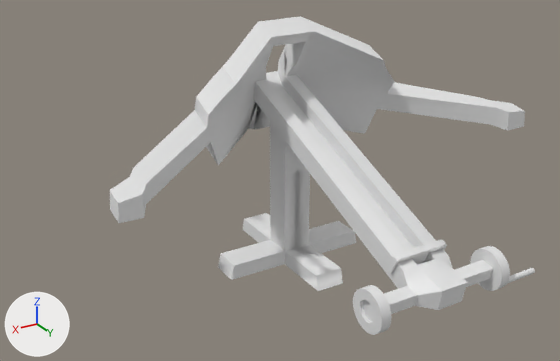
The FBX model Assets/Battosai/Models/Balista/Balista.fbx, before and after one commit.
The view is the same before and after, from a camera (50 mm lens) standing at (2.93, 4.73, 3.04) and looking at (0.18, 0.15, 0.75). The lights are fixed; the arrows at lower left show +X, +Y and +Z. Where no turn or scale is listed for an object, it has been applied to the vertices. Vertices at the same position are counted once.

The first picture shows 'Baliste_2', 'Klotz', 'LinkesRad', 'Podest', 'RechtesRad'.
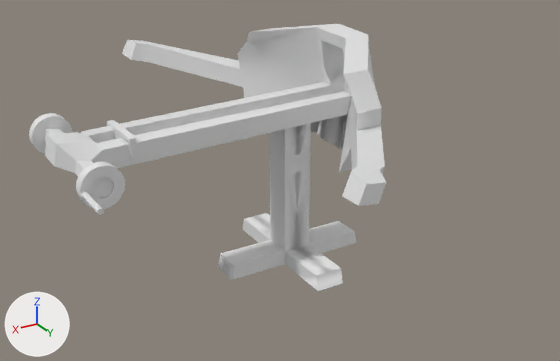
Commit message: Make Balista Straight

ob_kurbel is not drawn itself; it is the parent of ob_kurbel_2.
ob_baliste is not drawn itself; it is the parent of ob_kurbel, ob_linkesrad, ob_baliste_2.

Where the newer file only moved an object's origin or applied its transform, the numbers keep the older frame.

The change, as a diff of the scene's bpy script:
```diff
--- a/Assets/Battosai/Models/Balista/Balista.fbx.py
+++ b/Assets/Battosai/Models/Balista/Balista.fbx.py
@@ me_mesh @@
 # used by ob_klotz; location = (-0.015, 1.504, 0.712)
-me_mesh.from_pydata(...)  # 56 vertices, 47 faces; spans x -0.202..0.202, y -0.053..0.041, z -0.092..0.046
+me_mesh.from_pydata(...)  # 56 vertices, 48 faces; spans x 1.328..1.387, y -1.647..-1.243, z 0.5..0.637
+# me_mesh part 1: the loose piece of 28 vertices spanning x 0.0..0.202, y -0.053..0.041, z -0.092..0.046 is multiplied about its middle by the matrix ((0.024, 0.933, -0.36), (-1.0, 0.026, -0.001), (0.008, 0.36, 0.933)), then moved by (1.258, -1.54, 0.592)
+# me_mesh part 2: a new loose piece of 28 vertices spanning x 1.328..1.382, y -1.446..-1.243, z 0.5..0.635
+# me_mesh part 3: the loose piece of 28 vertices spanning x -0.202..0.0, y -0.053..0.041, z -0.092..0.046 is deleted
@@ ob_kurbel @@
 ob_kurbel.parent = ob_baliste
-ob_kurbel.location = (-43.61, -48.08, -178.2)
-ob_kurbel.rotation_euler = (-2.162, -1.572, 0.592)  # degrees (-124, -90, 34)
+ob_kurbel.location = (174.5, 7.094, 46.5)
+ob_kurbel.rotation_euler = (-1.558, 0.0186, 2.93)  # degrees (-89, 1.1, 168)
@@ ob_linkesrad @@
 ob_linkesrad.parent = ob_baliste
-ob_linkesrad.location = (-43.61, -48.08, -178.2)
-ob_linkesrad.rotation_euler = (-0.0285, 2.099, 1.577)  # degrees (-1.6, 120, 90)
+ob_linkesrad.location = (174.5, 7.094, 46.5)
+ob_linkesrad.rotation_euler = (1.517, -0.00777, 0.317)  # degrees (87, -0.4, 18)
@@ ob_baliste @@
 ob_baliste.parent = ob_null
-ob_baliste.location = (-1.808, 134.7, -0.452)
-ob_baliste.rotation_euler = (-0.187, 0.0, 0.0)  # degrees (-11, 0, 0)
+ob_baliste.location = (-7.882, 132.1, -2.544)
+ob_baliste.rotation_euler = (3.114, 0.00846, -0.0297)  # degrees (178, 0.5, -1.7)
@@ ob_baliste_2 @@
 ob_baliste_2.parent = ob_baliste
-ob_baliste_2.location = (-9.738, -43.37, -137.2)
+ob_baliste_2.location = (134.0, 10.55, 11.89)
+ob_baliste_2.rotation_euler = (-0.541, 1.593, 2.39)  # degrees (-31, 91, 137)
```

Location of each change, [x1, y1, x2, y2] in pixels of the pictures (560 x 361 px; the box of a moved part takes in the faces that stretch with it):
'Baliste_2', moved, turned
    before: [110, 16, 525, 314]
    after: [45, 24, 387, 206]
'RechtesRad', moved, turned
    before: [470, 246, 510, 291]
    after: [76, 162, 125, 209]
'LinkesRad', moved, turned
    before: [353, 285, 392, 335]
    after: [29, 113, 72, 154]
'Klotz', reshaped (47% narrower, 9% taller)
    before: [389, 239, 447, 273]
    after: [106, 120, 136, 157]
'Hebel', moved, turned
    before: [508, 268, 535, 283]
    after: [82, 192, 104, 215]
part 1 of me_mesh, moved or reshaped
    before: [389, 247, 423, 273]
    after: [106, 120, 124, 139]
part 2 of me_mesh, added
    after: [117, 128, 136, 157]
part 3 of me_mesh, deleted
    before: [417, 239, 447, 264]
